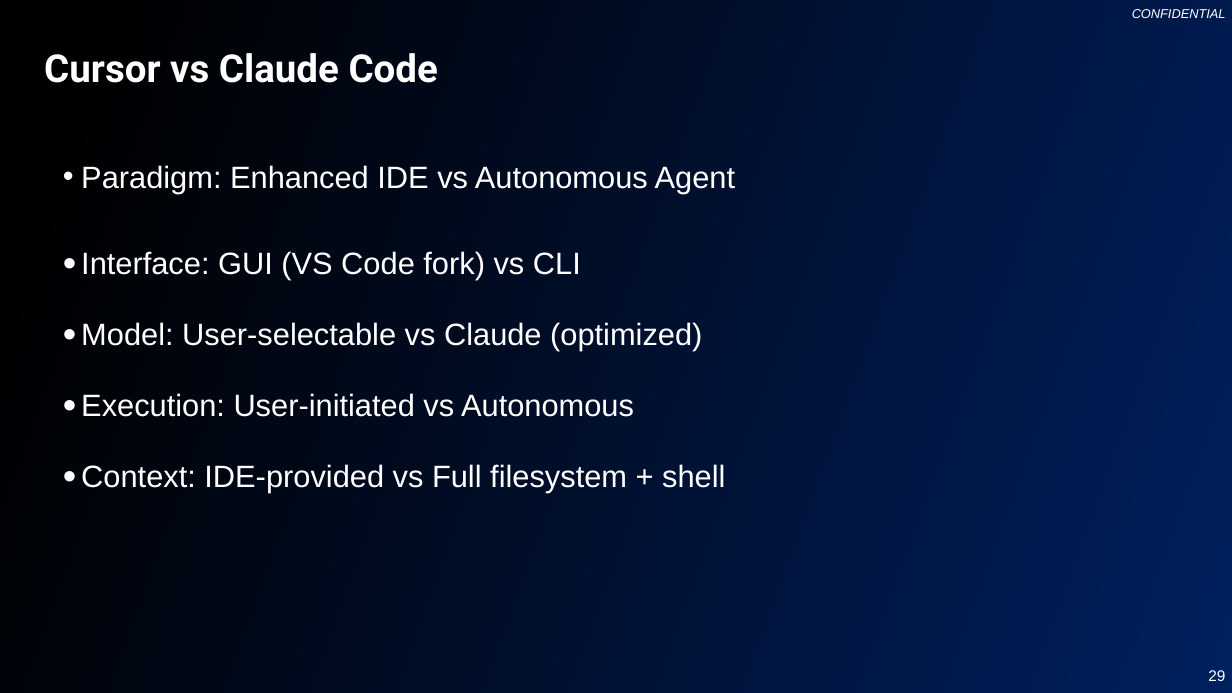
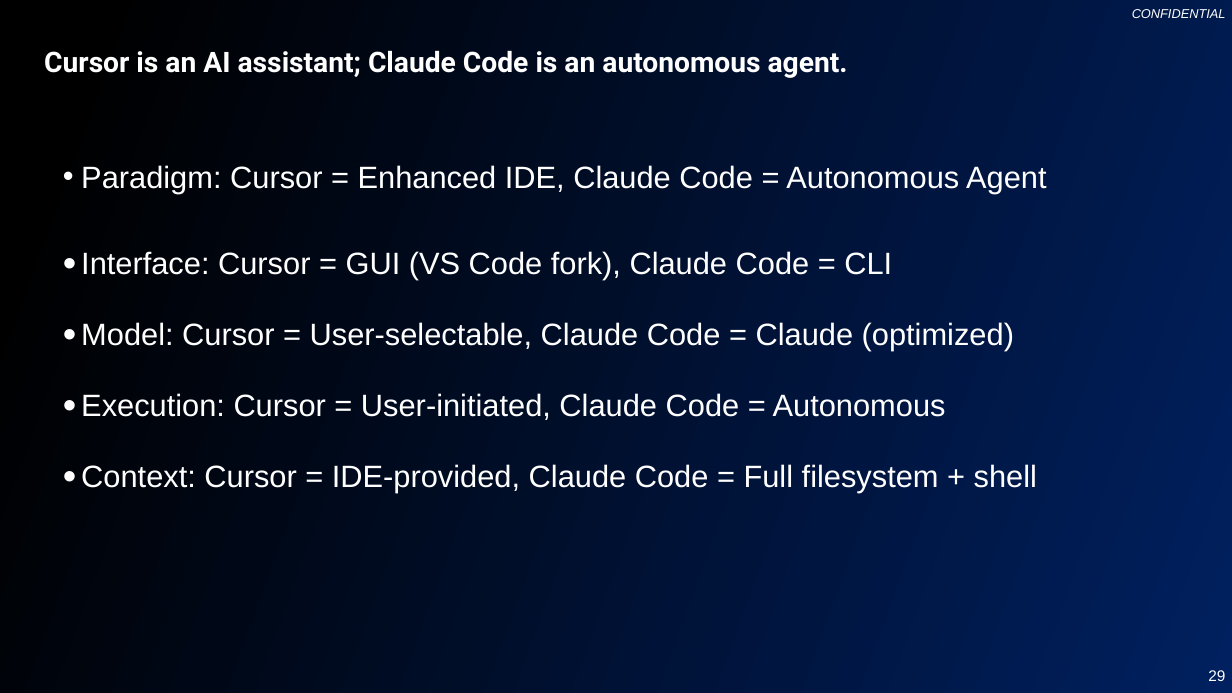
Before and after one commit to changhee-somite/20260114-claude-code, a slide deck: slide 29 of Claude-Code-Presentation.pptx. Drawn at 1232x693 pixels with LibreOffice and Linux fonts; fonts in the diff are those of the drawing; background and template pictures are left out. Boxes give left, top, right and bottom in pixels: in the first picture for what was removed or moved away, otherwise in the second. Text is boxed around its words. In the diff, an @@ line names an element or a change of style, - is before the commit and + after.

```diff
--- a/Claude-Code-Presentation.pptx
+++ b/Claude-Code-Presentation.pptx
@@ title at [44,50,848,78]: text changed; size 30 to 22 pt @@
-Cursor vs Claude Code
+Cursor is an AI assistant; Claude Code is an autonomous agent.
@@ text at [81,165,1046,493]: text changed @@
-• Paradigm: Enhanced IDE vs Autonomous Agent
-• Interface: GUI (VS Code fork) vs CLI
-• Model: User-selectable vs Claude (optimized)
-• Execution: User-initiated vs Autonomous
-• Context: IDE-provided vs Full filesystem + shell
+• Paradigm: Cursor = Enhanced IDE, Claude Code = Autonomous Agent
+• Interface: Cursor = GUI (VS Code fork), Claude Code = CLI
+• Model: Cursor = User-selectable, Claude Code = Claude (optimized)
+• Execution: Cursor = User-initiated, Claude Code = Autonomous
+• Context: Cursor = IDE-provided, Claude Code = Full filesystem + shell
```
Also in this commit, not shown: 42 other slides changed.
